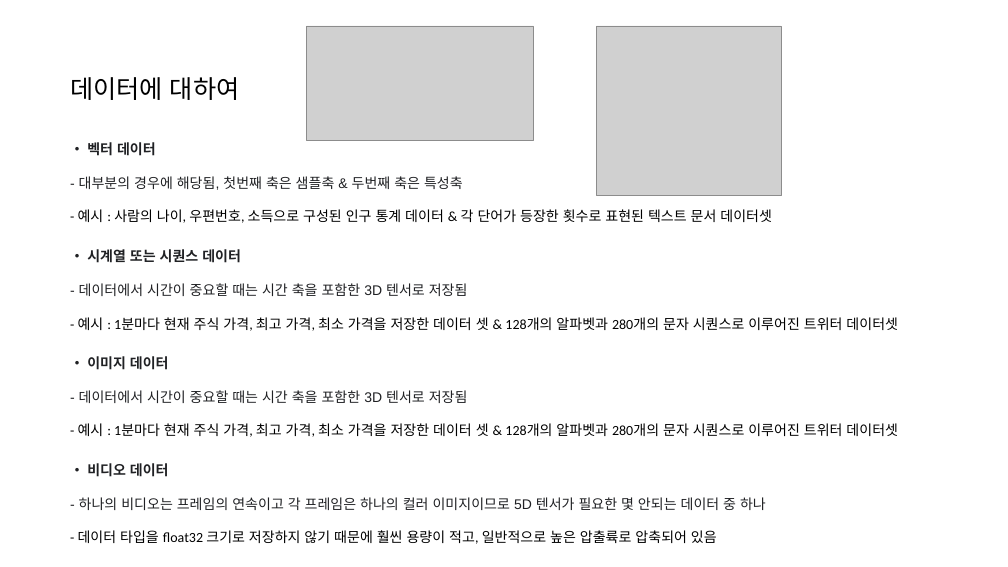
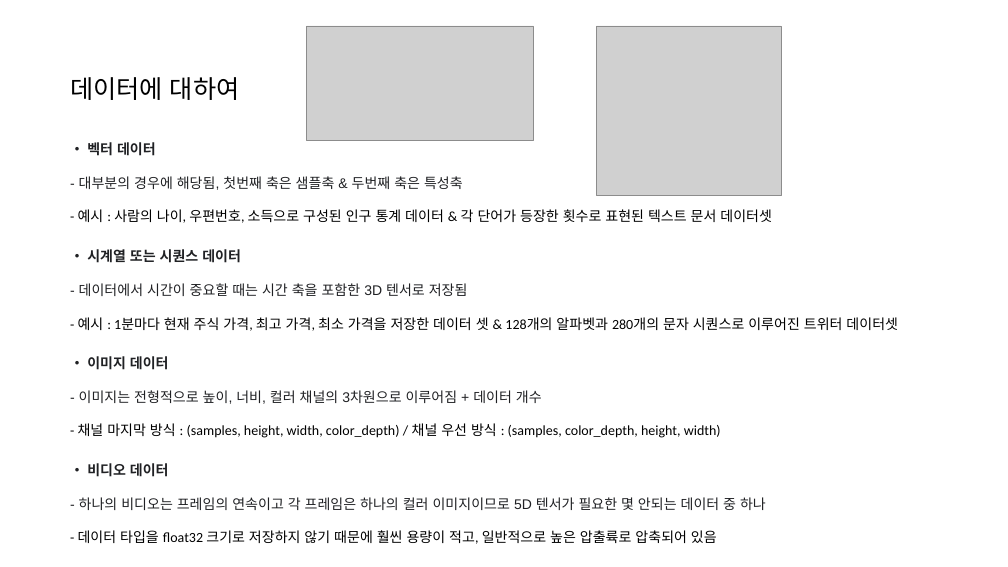
Before and after one commit to longBright/2022_DeepLearningStudy, a slide deck: slide 15 of 03_Team_Data/C팀/3주차_2.1-2장_C팀_이지원.pptx. Drawn at 1008x567 pixels with LibreOffice and Linux fonts; fonts in the diff are those of the drawing; grey boxes stand for pictures; background and template pictures are left out. Boxes give left, top, right and bottom in pixels: in the first picture for what was removed or moved away, otherwise in the second. Text is boxed around its words. In the diff, an @@ line names an element or a change of style, - is before the commit and + after.

Commit message:
22.01.17 jw

```diff
--- a/03_Team_Data/C팀/3주차_2.1-2장_C팀_이지원.pptx
+++ b/03_Team_Data/C팀/3주차_2.1-2장_C팀_이지원.pptx
@@ text at [78,390,721,438]: text changed @@
-- 데이터에서 시간이 중요할 때는 시간 축을 포함한 3D 텐서로 저장됨
-- 예시 : 1분마다 현재 주식 가격, 최고 가격, 최소 가격을 저장한 데이터 셋 & 128개의 알파벳과 280개의 문자 시퀀스로 이루어진 트위터 데이터셋
+- 이미지는 전형적으로 높이, 너비, 컬러 채널의 3차원으로 이루어짐 + 데이터 개수
+- 채널 마지막 방식 : (samples, height, width, color_depth) / 채널 우선 방식 : (samples, color_depth, height, width)
```
